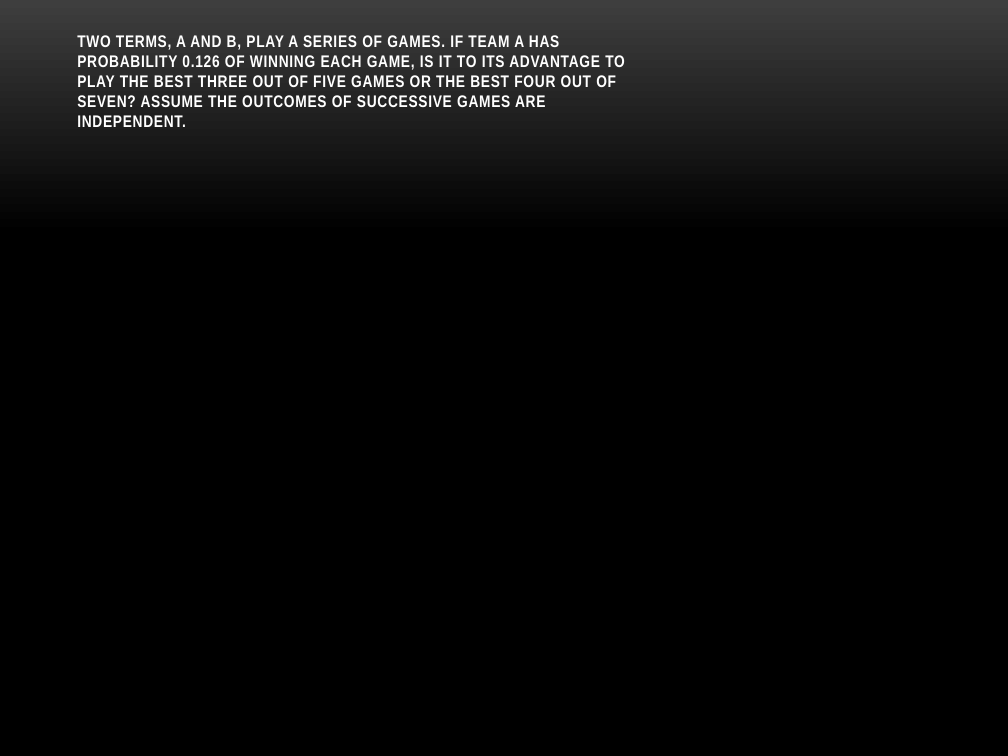
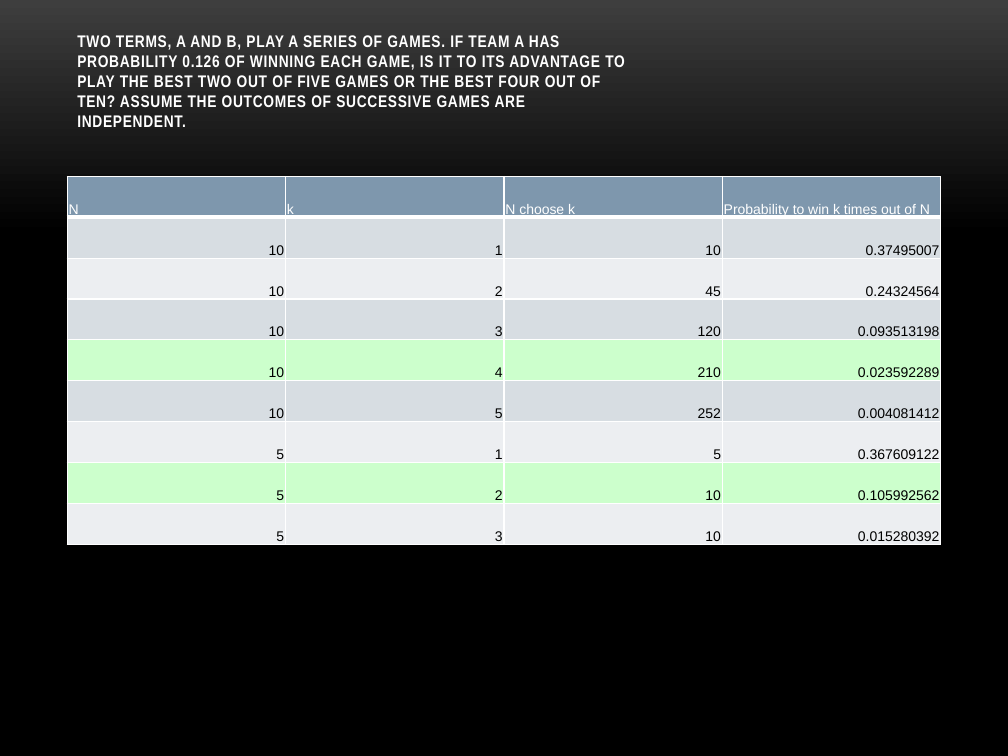
Before and after one commit to veravira/data-aggregator, a slide deck: slide 11 of game.pptx (slide 10 before the commit). Drawn at 1008x756 pixels with LibreOffice and Linux fonts; fonts in the diff are those of the drawing; background and template pictures are left out. Boxes give left, top, right and bottom in pixels: in the first picture for what was removed or moved away, otherwise in the second. Text is boxed around its words. In the diff, an @@ line names an element or a change of style, - is before the commit and + after.

Commit message:
latest

```diff
--- a/game.pptx
+++ b/game.pptx
@@ title at (77,35,625,127): text changed @@
-TWO TERMS, A AND B, PLAY A SERIES OF GAMES. IF TEAM A HAS
-PROBABILITY 0.126 OF WINNING EACH GAME, IS IT TO ITS ADVANTAGE TO
-PLAY THE BEST THREE OUT OF FIVE GAMES OR THE BEST FOUR OUT OF
-SEVEN? ASSUME THE OUTCOMES OF SUCCESSIVE GAMES ARE
-INDEPENDENT.
+TWO TERMS, A AND B, PLAY A SERIES OF GAMES. IF TEAM A HAS
+PROBABILITY 0.126 OF WINNING EACH GAME, IS IT TO ITS ADVANTAGE TO
+PLAY THE BEST TWO OUT OF FIVE GAMES OR THE BEST FOUR OUT OF
+TEN? ASSUME THE OUTCOMES OF SUCCESSIVE GAMES ARE
+INDEPENDENT.
@@ table added at (68,176,942,545), 9 rows, 4 columns @@
+N | k | N choose k | Probability to win k times out of N
+10 | 1 | 10 | 0.37495007
+10 | 2 | 45 | 0.24324564
+10 | 3 | 120 | 0.093513198
+10 | 4 | 210 | 0.023592289
+10 | 5 | 252 | 0.004081412
+5 | 1 | 5 | 0.367609122
+5 | 2 | 10 | 0.105992562
+5 | 3 | 10 | 0.015280392
```
Also in this commit, not shown: 3 slides added.
